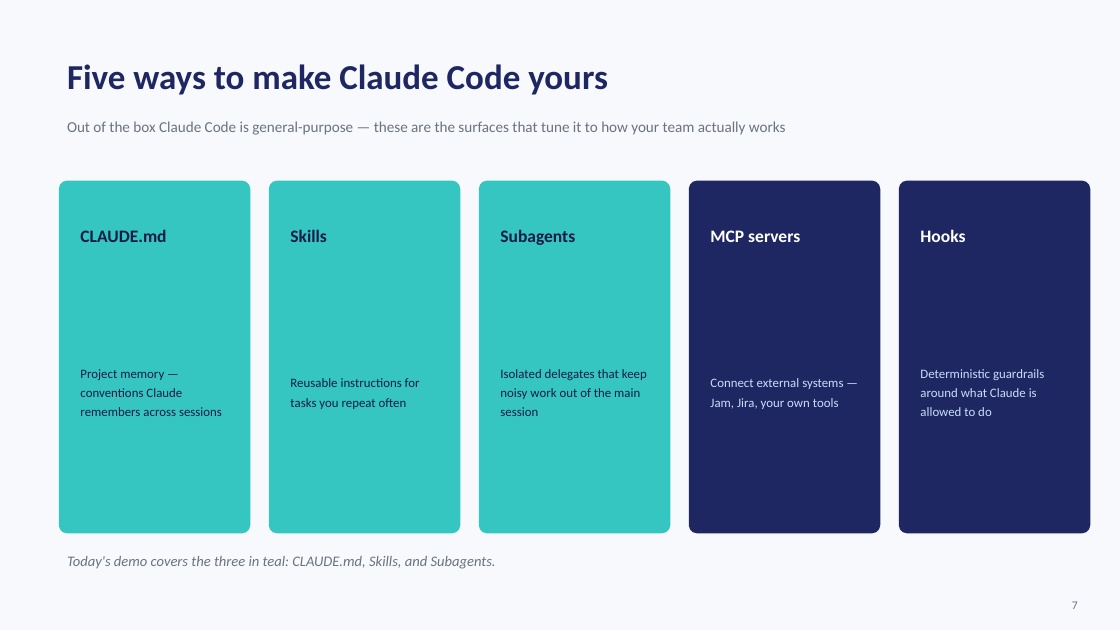
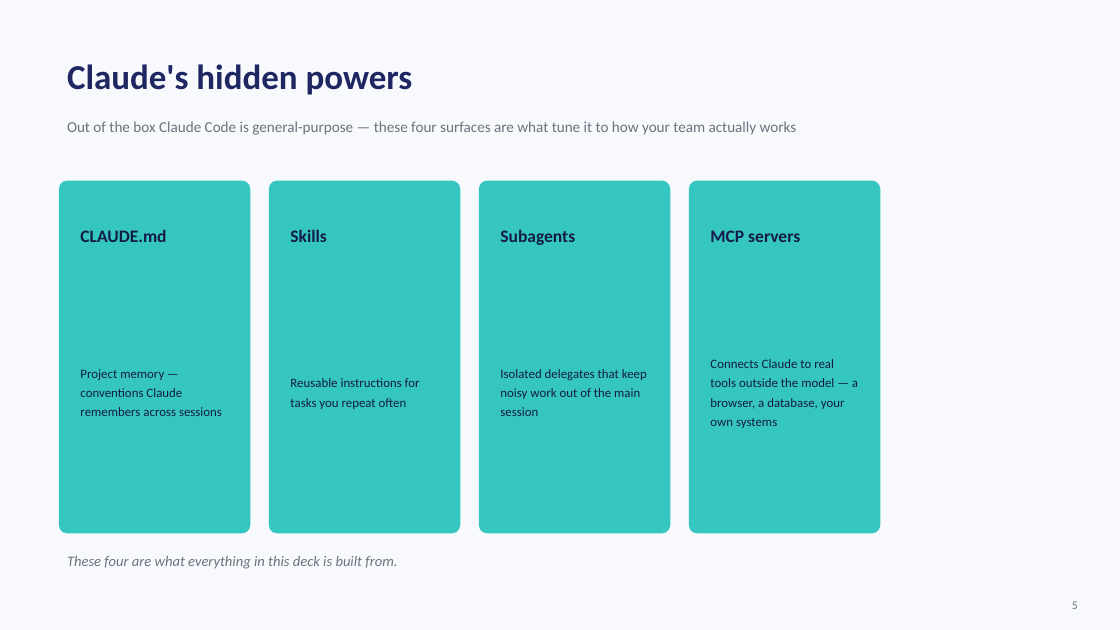
Before and after one commit to RedefineVishw/Demo-Project, a slide deck: slide 5 of ship-ticket-demo.pptx (slide 7 before the commit). Drawn at 1120x630 pixels with LibreOffice and Linux fonts; fonts in the diff are those of the drawing. Boxes give left, top, right and bottom in pixels: in the first picture for what was removed or moved away, otherwise in the second. Text is boxed around its words. In the diff, an @@ line names an element or a change of style, - is before the commit and + after.

```diff
--- a/ship-ticket-demo.pptx
+++ b/ship-ticket-demo.pptx
@@ text at (67,64,413,95): text changed @@
-Five ways to make Claude Code yours
+Claude's hidden powers
@@ text at (67,121,797,135): text changed @@
-Out of the box Claude Code is general-purpose — these are the surfaces that tune it to how your team actually works
+Out of the box Claude Code is general-purpose — these four surfaces are what tune it to how your team actually works
@@ rounded rectangle at (689,181,881,534): fill #1E2761 to #35C6C1 @@
@@ text "MCP servers" at (710,230,800,242): text colour #FFFFFF to #141B47 @@
@@ rounded rectangle removed at (899,181,1091,534) @@
@@ text removed at (920,229,965,242) @@
-Hooks
@@ text at (710,359,858,428): text changed; text colour #CADCFC to #141B47 @@
-Connect external systems — Jam, Jira, your own tools
+Connects Claude to real tools outside the model — a browser, a database, your own systems
@@ text removed at (920,369,1044,416) @@
-Deterministic guardrails around what Claude is allowed to do
@@ text at (67,556,397,569): text changed @@
-Today's demo covers the three in teal: CLAUDE.md, Skills, and Subagents.
+These four are what everything in this deck is built from.
@@ text at (1072,601,1078,609): text changed @@
-7
+5
```
Also in this commit, not shown: 14 other slides changed, 5 slides added, 2 slides removed, 5 other files.
